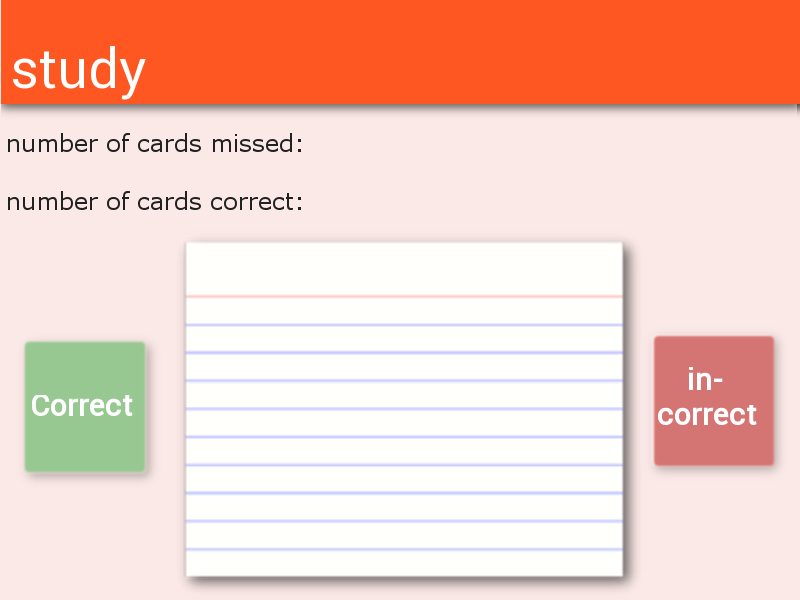
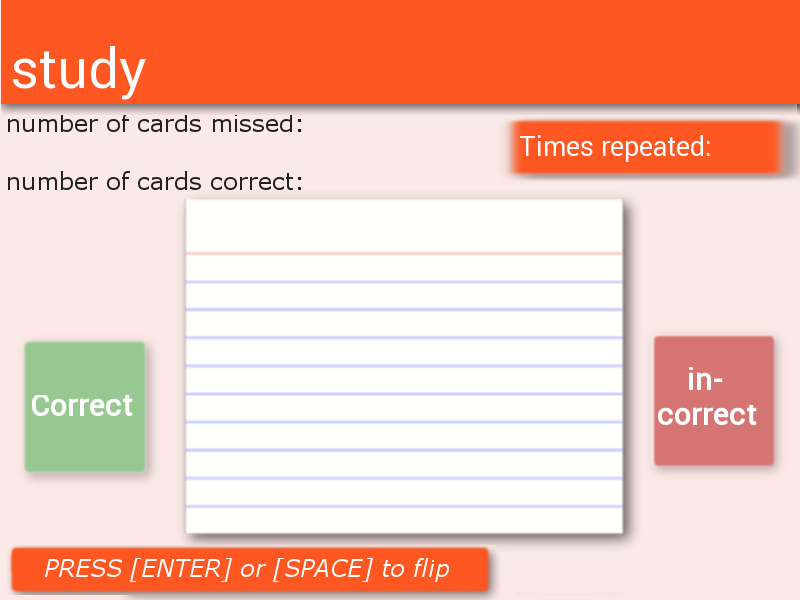
Revision of a layered 800 x 600 image; what changed, layer by layer:
added layer "Times repeated:" above "Pasted Layer #2" over [520, 135, 710, 162]
added layer "Pasted Layer #2" above "Pasted Layer" over [495, 115, 800, 182]
added layer "Pasted Layer #1" above "Background" over [7, 545, 500, 600]
painted on "Background" over [1, 115, 800, 598]
